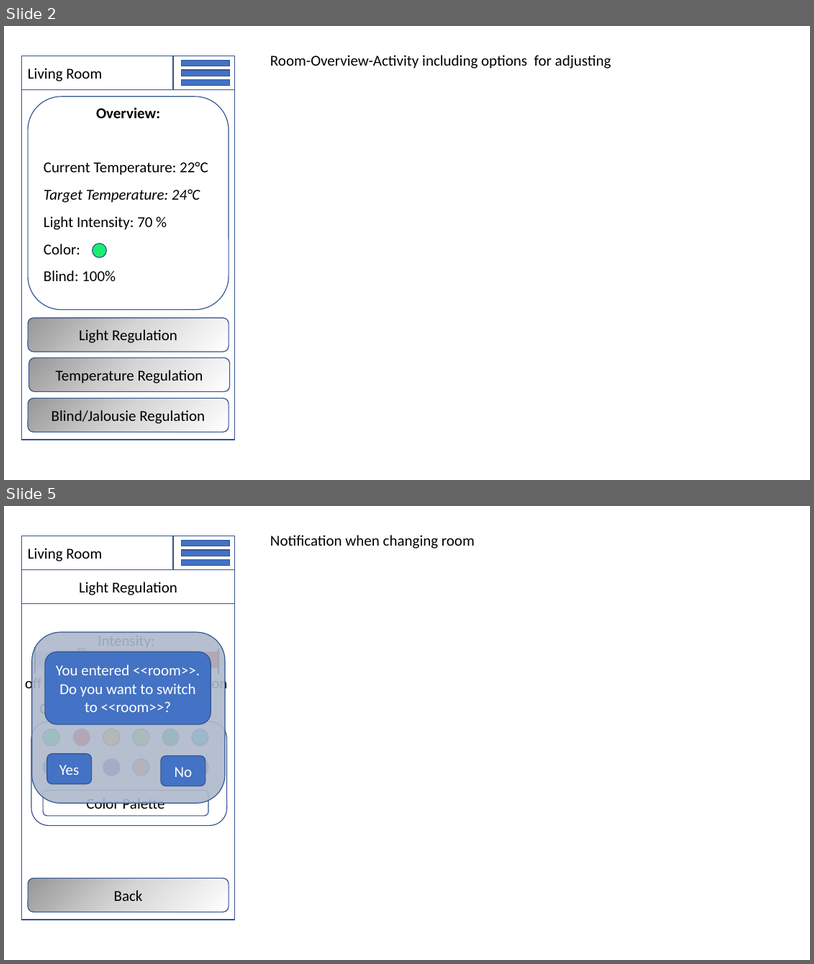
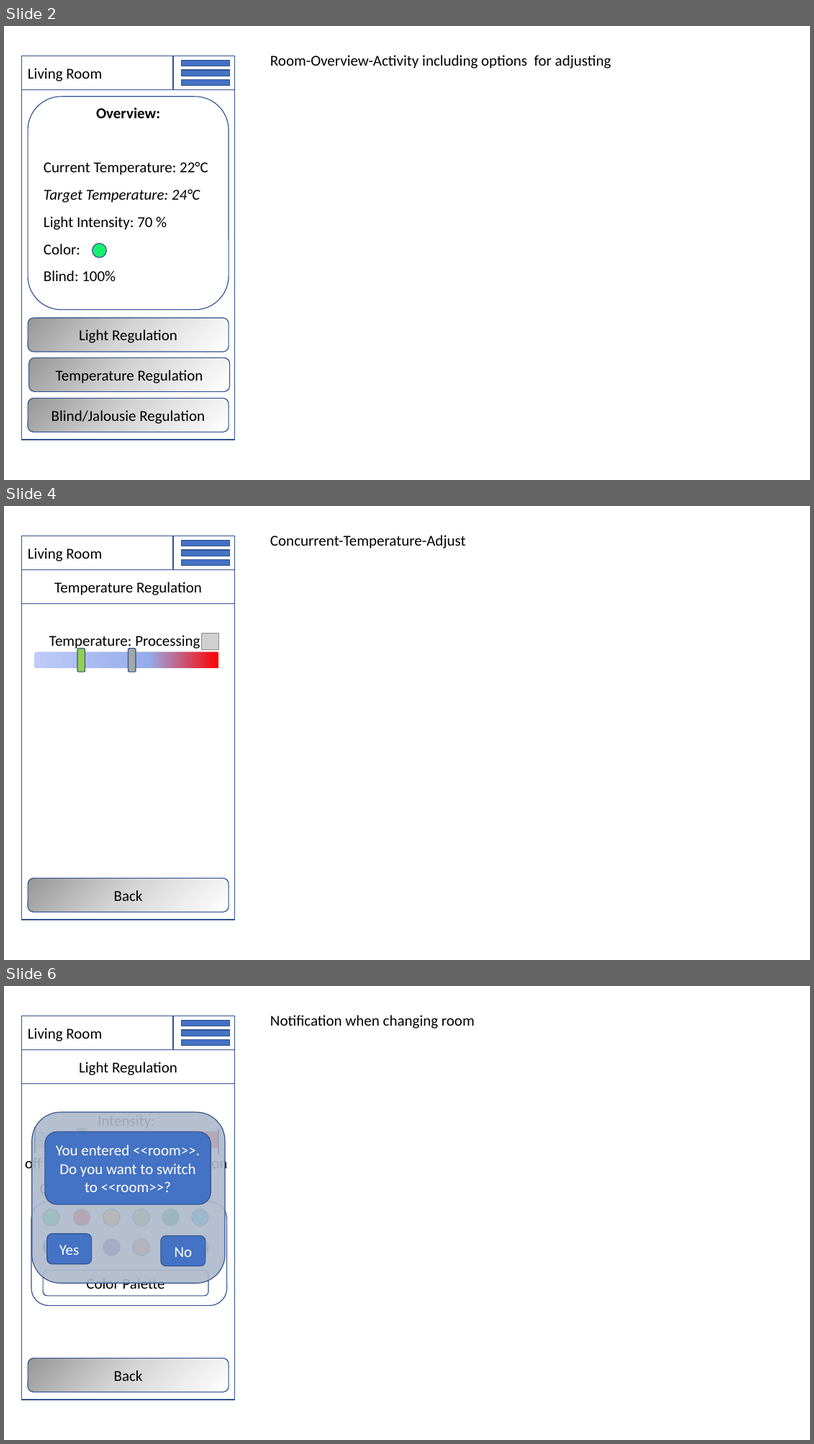
Before and after one commit to DavidOno/SmartHomeApp, a slide deck: Planning/Visualization/AllActivitiesVisualized.pptx. Shown one above the other, each under a label of ours: slides 2 and 5 before the commit, slides 2, 4 and 6 after it; the slides between them are not shown. The pictures are 814x964 and 814x1444 pixels, drawn with LibreOffice and Linux fonts; fonts in the diff are those of the drawing; grey boxes stand for pictures. Boxes give left, top, right and bottom in pixels: in the first picture for what was removed or moved away, otherwise in the second. Text is boxed around its words. In the diff, an @@ line names an element or a change of style, - is before the commit and + after.

```diff
--- a/Planning/Visualization/AllActivitiesVisualized.pptx
+++ b/Planning/Visualization/AllActivitiesVisualized.pptx
@@ slide 4 added at [4,506,810,960], background #FFFFFF @@
@@ rectangle added at [21,536,234,920], outline #325491 1 pt @@
@@ rectangle added at [21,536,234,570], fill #FFFFFF, outline #325491 1 pt, 18 pt, text #000000 @@
+Living Room
@@ rectangle added at [173,536,235,570], fill #FFFFFF, outline #325491 1 pt @@
@@ rectangle added at [182,541,230,546], fill #4472C4, outline #325491 1 pt @@
@@ text added at [270,535,466,548], 18 pt, text #000000 @@
+Concurrent-Temperature-Adjust
@@ rectangle added at [21,570,234,604], fill #FFFFFF, outline #325491 1 pt, 18 pt, text #000000 @@
+Temperature Regulation
@@ rectangle added at [182,550,230,556], fill #4472C4, outline #325491 1 pt @@
@@ rectangle added at [182,559,230,565], fill #4472C4, outline #325491 1 pt @@
@@ rectangle added at [34,628,219,651], fill #FFFFFF, 18 pt, text #000000 @@
+Temperature: Processing
@@ picture added at [202,633,219,650] @@
@@ rounded rectangle added at [34,651,219,669], fill gradient #BFCBF8 to #96ABEA to #FF0000 @@
@@ rounded rectangle added at [77,648,85,672], fill #92D050, outline #325491 1 pt @@
@@ rounded rectangle added at [128,648,136,672], fill #A6A6A6, outline #325491 1 pt @@
@@ rounded rectangle added at [28,878,229,912], fill gradient #979797 to #D7D7D7 to #FFFFFF, outline #325491 1 pt, 18 pt, text #000000 @@
+Back
@@ what was slide 5 is now slide 6 @@
```
Also in this commit, not shown: 2 slides changed.
